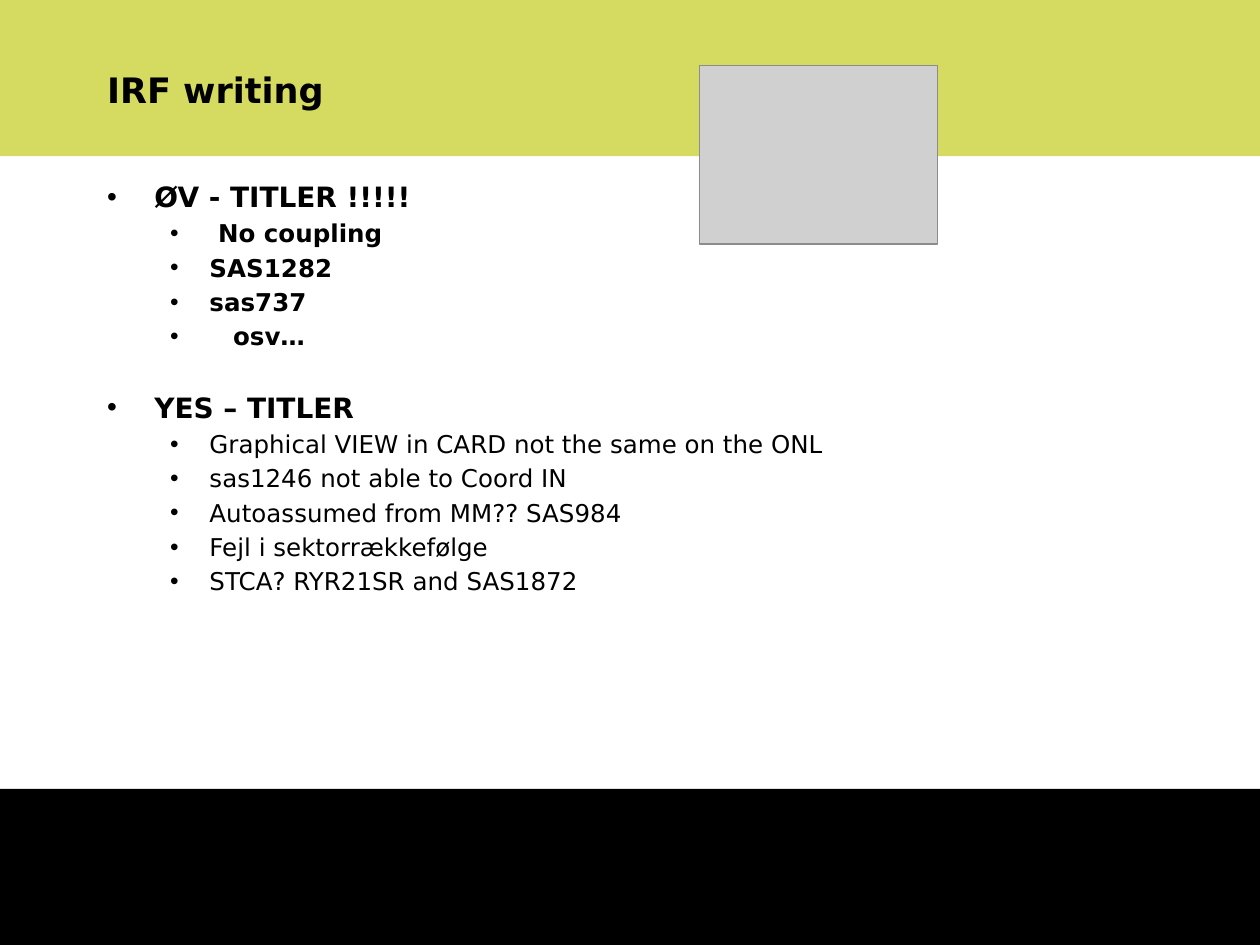
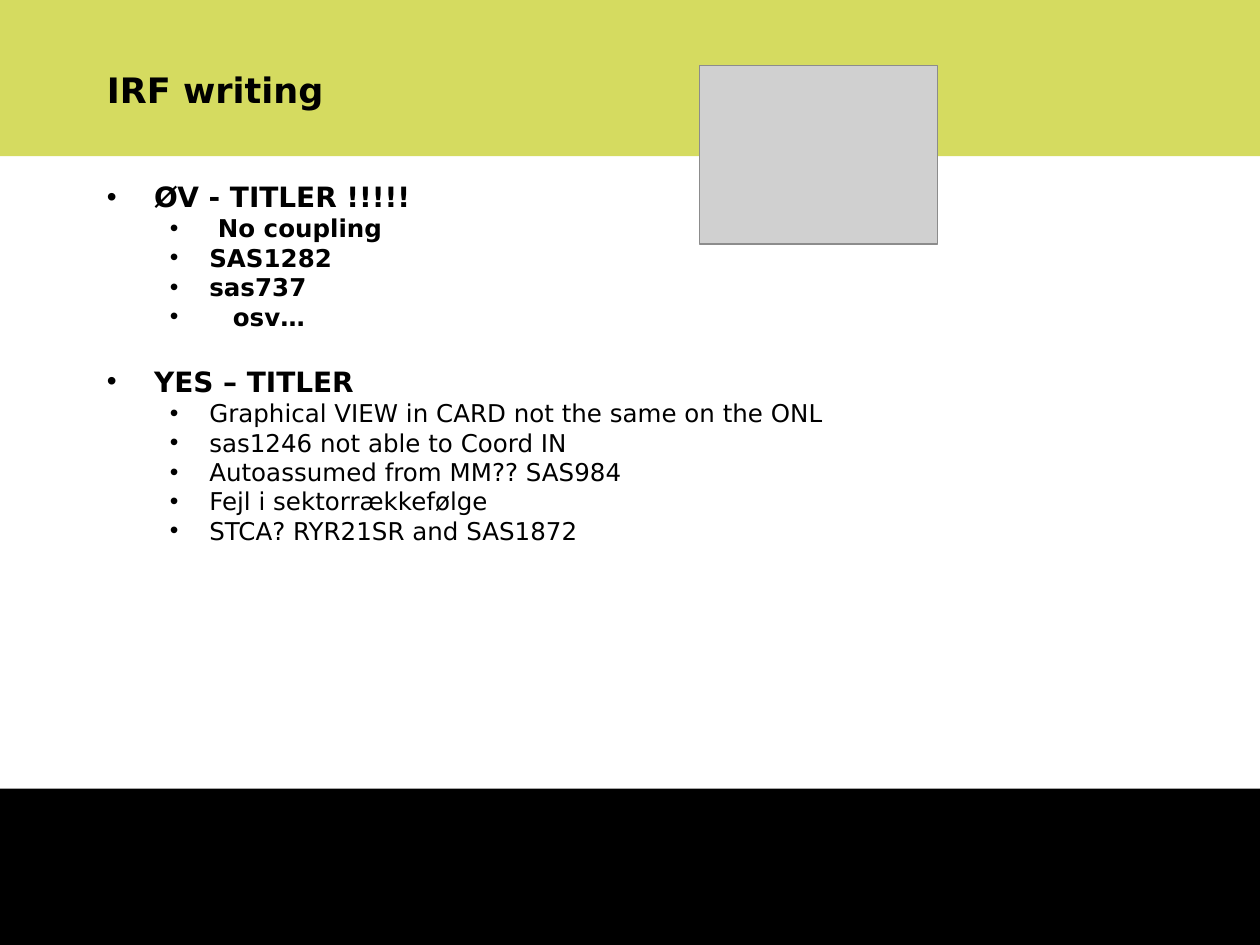
Before and after one commit to danchrist/officedoc, a slide deck: slide 7 of agenda_2016W34_1 [632300].pptx. Drawn at 1260x945 pixels with LibreOffice and Linux fonts; fonts in the diff are those of the drawing; grey boxes stand for pictures; background and template pictures are left out. Boxes give left, top, right and bottom in pixels: in the first picture for what was removed or moved away, otherwise in the second. Text is boxed around its words. In the diff, an @@ line names an element or a change of style, - is before the commit and + after.

```diff
--- a/agenda_2016W34_1 [632300].pptx
+++ b/agenda_2016W34_1 [632300].pptx
@@ text "ØV - TITLER !!!!!" at bbox=[154, 185, 822, 541]: indent changed; less space between paragraphs @@
```
Also in this commit, not shown: 9 other slides changed.
